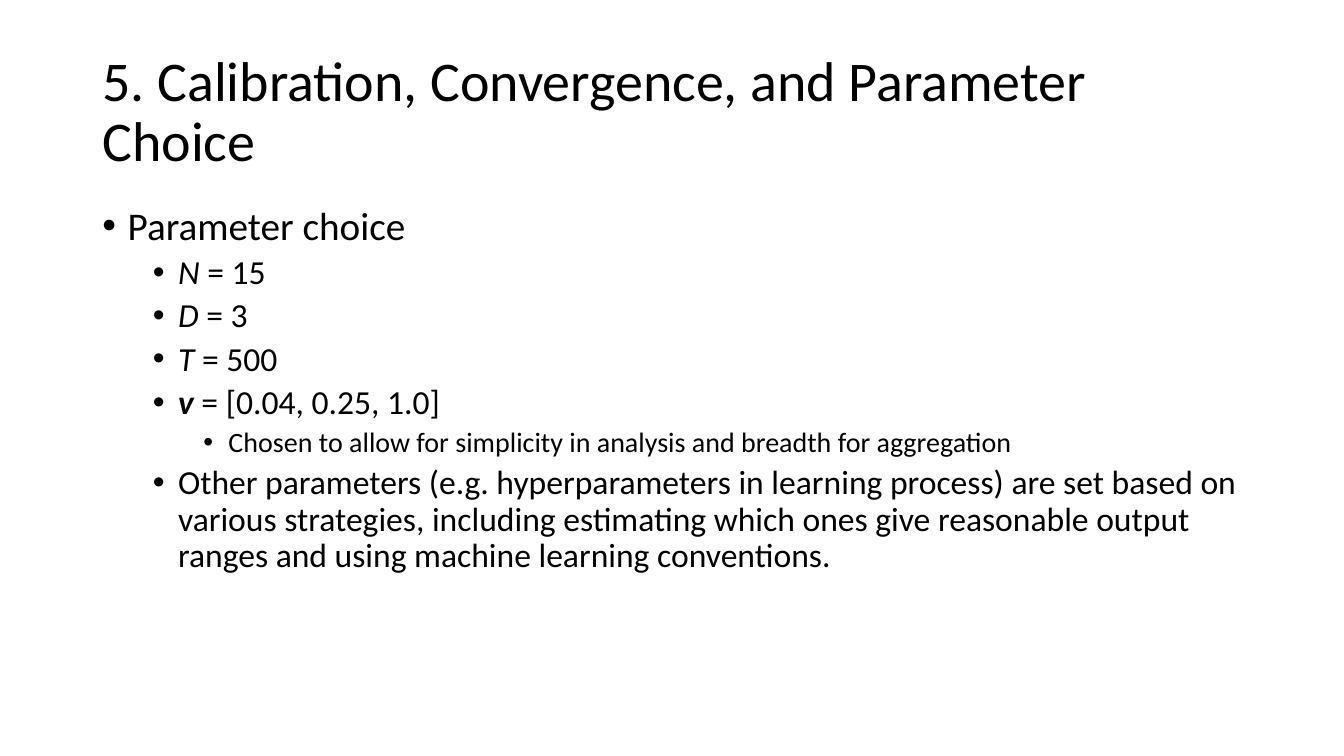
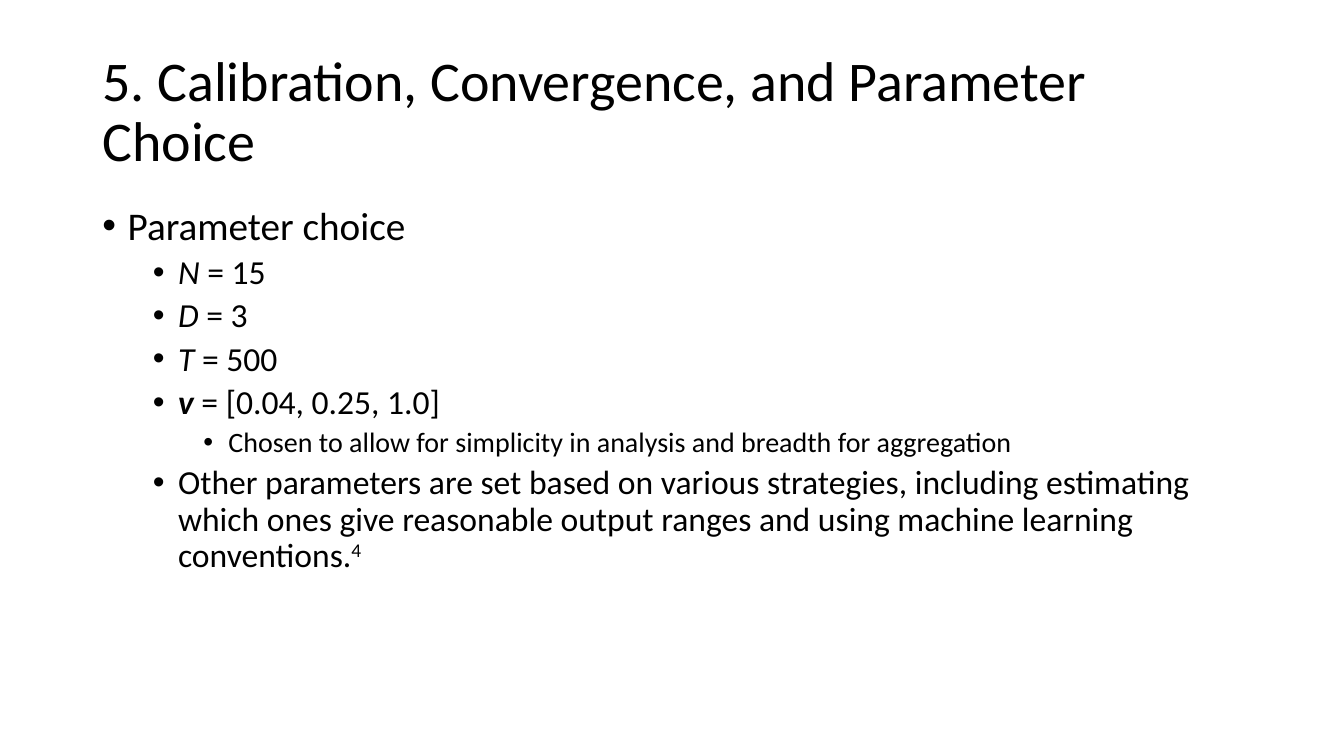
Before and after one commit to anihamde/cba-research, a slide deck: slide 12 of Suresh_CBA_Presentation.pptx. Drawn at 1344x756 pixels with LibreOffice and Linux fonts; fonts in the diff are those of the drawing. Boxes give left, top, right and bottom in pixels: in the first picture for what was removed or moved away, otherwise in the second. Text is boxed around its words. In the diff, an @@ line names an element or a change of style, - is before the commit and + after.

Commit message:
Fixed some typos

```diff
--- a/Suresh_CBA_Presentation.pptx
+++ b/Suresh_CBA_Presentation.pptx
@@ text at (x1=178, y1=470, x2=1189, y2=568): text changed @@
-  • Other parameters (e.g. hyperparameters in learning process) are set based on various strategies, including estimating which ones give reasonable output ranges and using machine learning conventions.
+  • Other parameters are set based on various strategies, including estimating which ones give reasonable output ranges and using machine learning conventions.4
```
Also in this commit, not shown: 16 other slides changed, 1 slide added.
